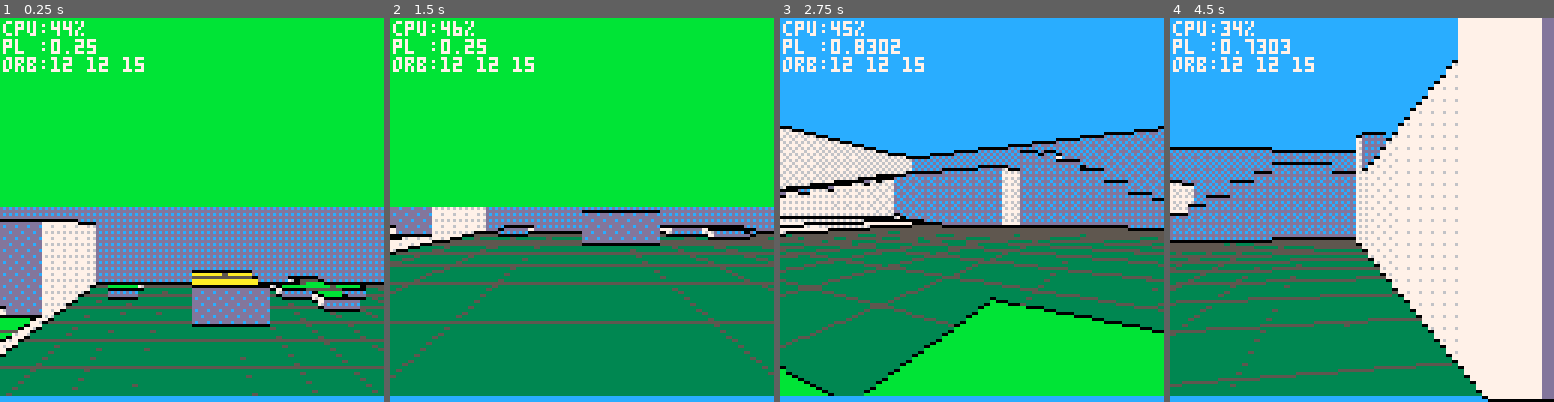
Above: before the commit, frames 1-4 (left to right).
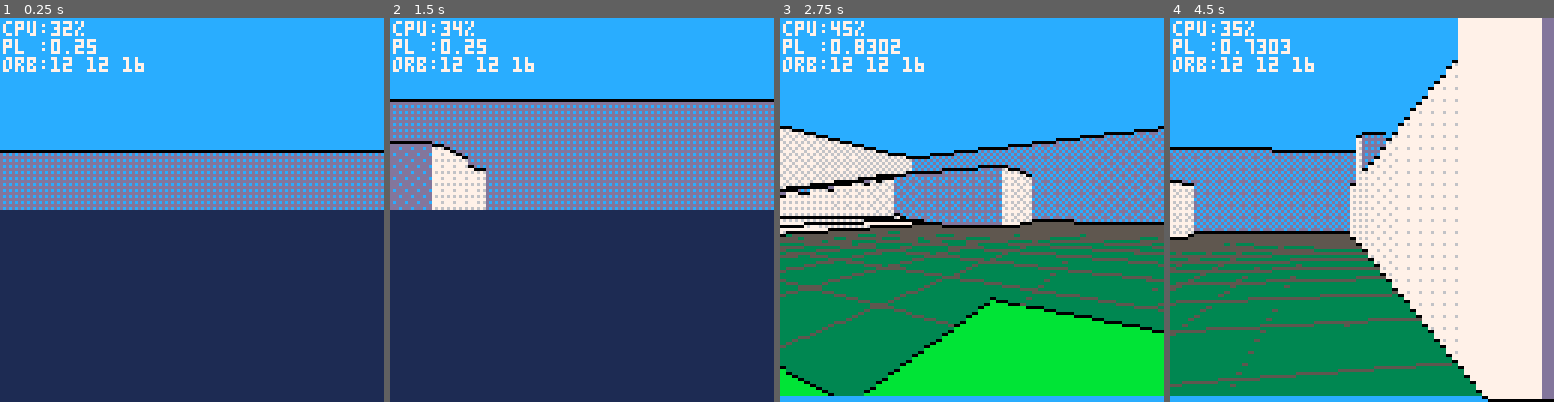
Above: after the commit, the same moments.

Repository: paloblanco/sallyneptune
Game: PICO-8 cartridge cast.p8
Same seed, same stepped clock (60 frames per second), same inputs: the game is played once before the commit and once after it.
Inputs:
- Up to frame 1 (0.25 s): no input
- Up to frame 2 (1.5 s): tap X (X key) at 0.33, 1.07 s; tap O (Z key) at 0.7 s
- Up to frame 3 (2.75 s): hold Right 1.6-2.1 s; tap O (Z key) at 1.7, 2.1, 2.5 s; tap X (X key) at 1.85 s; hold Up 2.15-2.42 s; hold Right from 2.47 s (still down)
- Up to frame 4 (4.5 s): tap O (Z key) every 0.4 s from 2.9 to 4.1 s; tap X (X key) at 2.97, 4.08 s; release Right at 3.03 s; hold Left 3.08-3.58 s; hold Down 3.63-3.97 s; hold Right from 4.02 s (still down)

The runs differ from the first frame. In frame 1, 98% of the frame differs, in the area x 0-100%, y 0-100%; in frame 2, 98%; in frame 3, 2.0%; in frame 4, 2.9%.

Commit message:
sprites drawing correctly

Diff:
--- a/actor.lua
+++ b/actor.lua
@@ -4,7 +4,7 @@
 actor.y=0
 actor.z=0
 actor.sp=48
-actor.vwidth=8
+actor.vwidth=1
 
 function actor:draw_simple(x,y,z,dir) -- needs view plane and player x,y,z,dir
     local dx = self.x-x
@@ -12,9 +12,14 @@
     local dz = self.z-(z-1.5)
     local ang = atan2(dx,dy)
     local rel_ang = ang-dir -- angle of object off player angle
+    if (rel_ang > .5) rel_ang = rel_ang-1
     if (abs(rel_ang) > fov/2) return -- escape function if not in fov
     local dist = sqrt((dx)^2 + (dy)^2)
+    dist = dist*cos(rel_ang)
     local sx = (-rel_ang*2/fov)*64+64
     local sy = (dz*64/dist)+64
-    circfill(sx,sy,unit/dist,11)
+    --circfill(sx,sy,unit/dist,11)
+    local hw = self.vwidth*unit/dist
+    sspr(self.sp%16,8*(self.sp\16),8,8,sx-.5*hw,sy-hw,hw,hw)
+
 end
--- a/main.lua
+++ b/main.lua
@@ -11,7 +11,7 @@
 			mset(x,y,mget(x,y)*3)
 		end
 	end
-	orb = actor:new({x=12,y=12,z=15})
+	orb = actor:new({x=12,y=12,z=16})
 end
 
 
@@ -19,11 +19,11 @@
 
 	-- moving walls
 
-	for x=10,18 do
-		for y=26,28 do
-			mset(x,y,34+cos(t()/4+x/14)*19)
-		end
-	end
+	-- for x=10,18 do
+	-- 	for y=26,28 do
+	-- 		mset(x,y,34+cos(t()/4+x/14)*19)
+	-- 	end
+	-- end
 
 	-- control player
 
